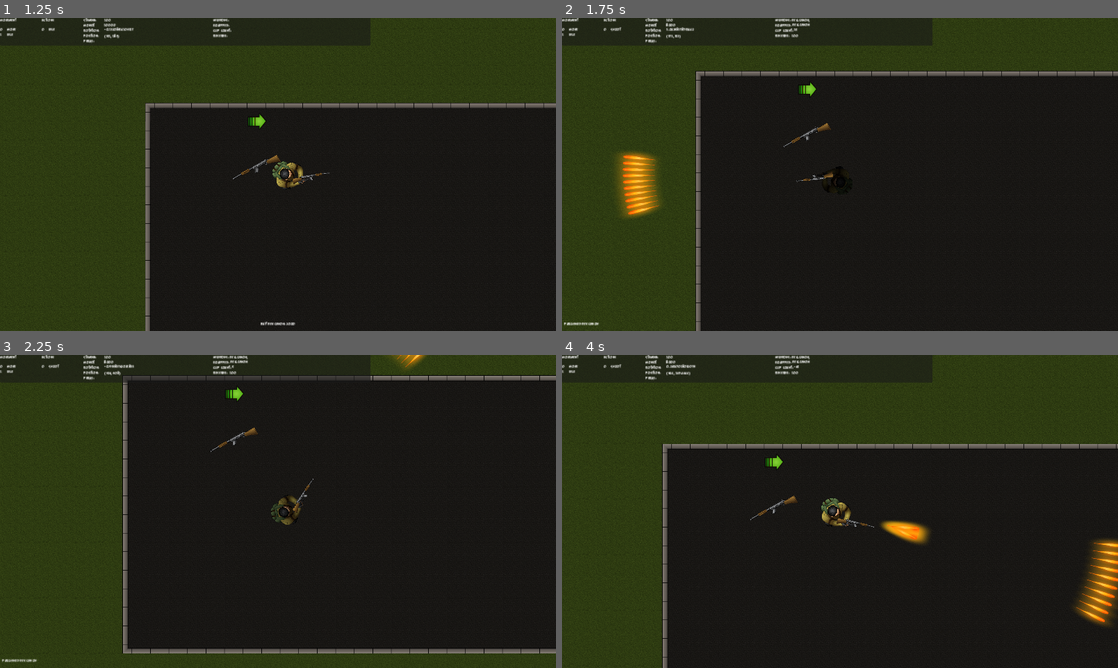
Above: before the commit, frames 1-4 (two rows, left to right).
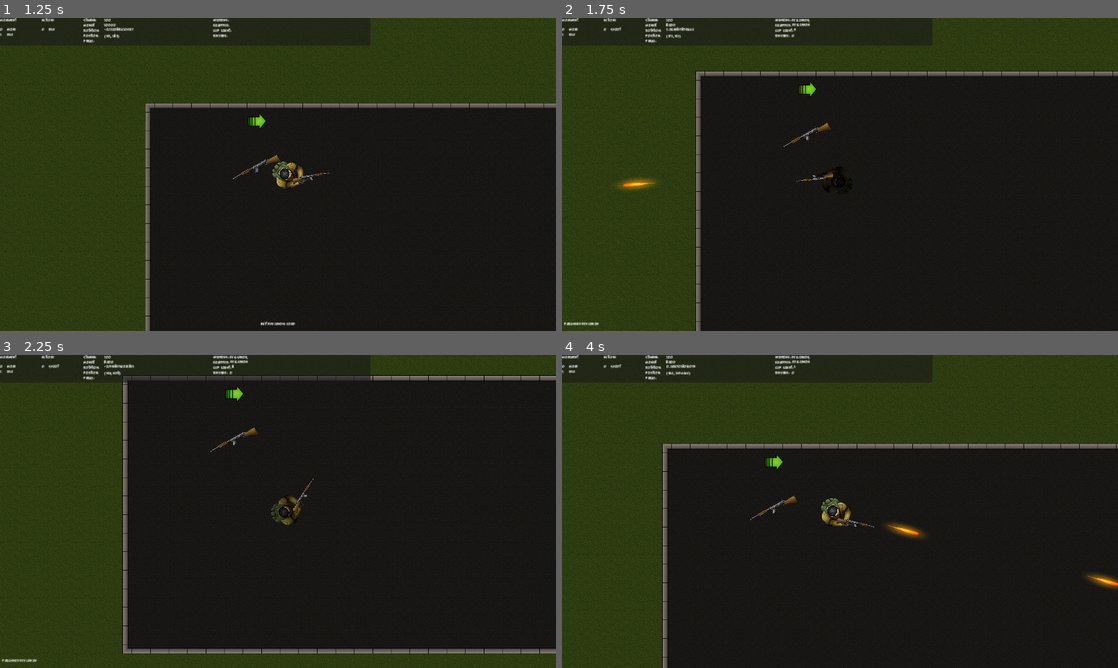
Above: after the commit, the same moments.

Repository: seffa1/ZombieGameRefactor
Game: Godot game, scene res://Main/Game.tscn
Two runs of this game, one before a commit and one after it. Both use one fixed random seed, a clock stepped at 60 frames per second and the inputs below.
Inputs (mouse positions are in pixels of both pictures, inside the frame that each line leads up to):
- Up to frame 1 (1.25 s): move the mouse to (400, 158) at 0.52 s; press the mouse at (400, 158) at 0.53 s; hold D (move_right) from 0.53 s (still down)
- Up to frame 2 (1.75 s): move the mouse to (728, 190) at 1.27 s; release D (move_right) at 1.28 s; release the mouse at (728, 190) at 1.28 s; hold S (move_down) from 1.28 s (still down); tap F (interact) at 1.35 s; click (728, 190) at 1.55 s
- Up to frame 3 (2.25 s): move the mouse to (333, 442) at 2.02 s; release S (move_down) at 2.03 s; press the mouse at (333, 442) at 2.03 s; hold D (move_right) from 2.03 s (still down)
- Up to frame 4 (4 s): move the mouse to (812, 574) at 2.77 s; release D (move_right) at 2.78 s; release the mouse at (812, 574) at 2.78 s; hold W (move_up) 2.78-3.53 s; tap Shift (sprint) at 2.85 s; click (812, 574) at 3.05 s; move the mouse to (1006, 558) at 3.52 s; press the mouse at (1006, 558) at 3.53 s; hold A (move_left) from 3.53 s (still down)

Frame 1 is identical in both runs. In frame 2, 1.4% of the frame differs, in the area x 9-43%, y 3-64%; in frame 3, 0.2%; in frame 4, 1.9%, in the area x 41-100%, y 3-87%.

Commit message:
gun sounds

Diff:
--- a/Player/player_state_machine_action.gd
+++ b/Player/player_state_machine_action.gd
@@ -52,6 +52,7 @@
 		if weapon_manager.has_a_gun():
 			var weapon_object = weapon_manager.get_equipped_gun()
 			if weapon_object.bullet_reserve == 0:
+				weapon_object.play_no_ammo_sound()
 				Events.emit_signal("player_log", "No ammo")
 				return
 			if weapon_object.bullets_in_clip == weapon_object.clip_size:
--- a/Player/states/actions/reload.gd
+++ b/Player/states/actions/reload.gd
@@ -14,11 +14,12 @@
 	weapon_object = weapon_manager.get_equipped_gun()
 
 	# Play the reload animation
+	weapon_object.start_reload()
 	owner.animation_player.stop()
 	owner.animation_player.play(Globals.GUN_INDEX[weapon_object.WEAPON_NAME]["reload_animation"])
 
 func _on_reload_animation_finished():
-	weapon_object.reload()
+	weapon_object.finish_reload()
 	emit_signal("finished", "idle")
 	return
 
--- a/Player/states/actions/shoot.gd
+++ b/Player/states/actions/shoot.gd
@@ -37,9 +37,8 @@
 	Checks if we need to exit the state (single fire/burst fire) or,for an automatic gun,
 	replay the animation and stay in the shoot state
 	"""
-	print("Shoot animation finished")
+
 	if fire_type == "automatic":
-		print("automatic fire rate")
 		# check if shoot Input is still held and the gun is able to shoot
 		if !Input.is_action_pressed("shoot"):
 			emit_signal("finished", "idle")
--- a/World/purchasables/Weapons/Bullets/Bullet.tscn
+++ b/World/purchasables/Weapons/Bullets/Bullet.tscn
@@ -28,4 +28,6 @@
 rotation = -1.5708
 shape = SubResource("CapsuleShape2D_u4y7u")
 
+[node name="AudioStreamPlayer2D" type="AudioStreamPlayer2D" parent="."]
+
 [connection signal="timeout" from="Lifespan" to="." method="_on_lifespan_timeout"]
--- a/World/purchasables/Weapons/Bullets/bullet.gd
+++ b/World/purchasables/Weapons/Bullets/bullet.gd
@@ -9,6 +9,10 @@
 This class can be used as a generic bullet. If you want to make a bullet with different fx, inherit from this
 and change the fx.
 """
+
+const _IMPACT_SAMPLES = [
+ # TODO
+]
 
 @onready var life_span: Timer = $Lifespan
 
--- a/World/purchasables/Weapons/DevCanon/DevCanon.tscn
+++ b/World/purchasables/Weapons/DevCanon/DevCanon.tscn
@@ -1,17 +1,22 @@
-[gd_scene load_steps=3 format=3 uid="uid://o0ed2wa866at"]
+[gd_scene load_steps=6 format=3 uid="uid://o0ed2wa866at"]
 
 [ext_resource type="PackedScene" uid="uid://85bf3y3ufwct" path="res://World/purchasables/Weapons/Gun.tscn" id="1_o7y46"]
 [ext_resource type="PackedScene" uid="uid://cn7t7mkilellv" path="res://World/purchasables/Weapons/Bullets/Bullet.tscn" id="2_8obux"]
+[ext_resource type="AudioStream" uid="uid://b6uanjwnisybt" path="res://World/purchasables/Weapons/DevCanon/audio/dev_canon_reload_start.wav" id="3_xx2ah"]
+[ext_resource type="AudioStream" uid="uid://cbqniuf70gbb3" path="res://World/purchasables/Weapons/DevCanon/audio/dev_canon_reload_end.wav" id="4_ivyn4"]
+[ext_resource type="AudioStream" uid="uid://qb43knbw0xpn" path="res://World/purchasables/Weapons/DevCanon/audio/GunshotRevolver_BW.57316.wav" id="5_my61j"]
 
 [node name="DevCanon" instance=ExtResource("1_o7y46")]
 WEAPON_NAME = "DEV_CANON"
 fire_type = "automatic"
 bullet = ExtResource("2_8obux")
-bullets_per_fire = 10
-bullet_spread = 0.04
 bullet_speed = 3000
 fire_rate = 0.1
-max_bullet_reserve = 100
+clip_size = 10
+max_bullet_reserve = 0
+audio_reload_start = ExtResource("3_xx2ah")
+audio_reload_finished = ExtResource("4_ivyn4")
+audio_shoot_gun_shot = ExtResource("5_my61j")
 
 [node name="MuzzlePosition" parent="." index="0"]
 position = Vector2(200, 2.08165e-12)
--- a/World/purchasables/Weapons/Gun.tscn
+++ b/World/purchasables/Weapons/Gun.tscn
@@ -22,3 +22,5 @@
 rotation = -1.57079
 shape = SubResource("CapsuleShape2D_b425l")
 debug_color = Color(0.419608, 0.603922, 0, 0.419608)
+
+[node name="Audio" type="AudioStreamPlayer2D" parent="."]
--- a/World/purchasables/Weapons/gun.gd
+++ b/World/purchasables/Weapons/gun.gd
@@ -28,6 +28,10 @@
 @export var max_bullet_reserve: int = 500  # total bullets the gun can hold, other than the current clip
 @export var reload_speed: float = 2.0  # reload animation should be dynamic for 'speed-cola' effects
 
+@export var audio_reload_start: AudioStream
+@export var audio_reload_finished: AudioStream
+@export var audio_shoot_gun_shot: AudioStream   # TODO - make a function that slightly alters the gun shot sounds pitch to make it varied
+
 # Variables
 var bullets_in_clip: int
 var bullet_reserve: int
@@ -35,7 +39,10 @@
 # Nodes
 @onready var fire_timer: Timer = $FireRateTimer
 @onready var muzzle_position: Marker2D = $MuzzlePosition
-# TODO - all guns need an audio node for shooting, reloading, etc.
+@onready var audio = $Audio
+@onready var audio_shoot_empty_clip: AudioStream = preload("res://World/purchasables/Weapons/shared/audio/ESM_FVESK_fx_foley_ui_clip_podracer_steel_gun_empty_clip.wav")
+@onready var audio_start_volume = audio.volume_db
+@onready var audio_start_pitch = audio.pitch_scale
 
 func _ready():
 	assert(fire_type != "", "Gun doesnt have a fire type selected.")
@@ -45,11 +52,26 @@
 	bullets_in_clip = clip_size
 	bullet_reserve = max_bullet_reserve
 
-func reload() -> void:
+func start_reload():
 	"""
 	The weapon manager checks if the clip is full and if there is reserve ammo before
-	calling this function.
+	calling this function. This function is called when the reload animations starts.
 	"""
+	_reset_audio_stream()
+	audio.stream = audio_reload_start
+	audio.play()
+
+	# TODO - spawn a magazine object to place on the ground ( like in Heat Guardian )
+
+func finish_reload() -> void:
+	"""
+	This function is called when the reload animations ends. See start_reload() for
+	information on how the weapon manager calls these functions.
+	"""
+	_reset_audio_stream()
+	audio.stream = audio_reload_finished
+	audio.play()
+
 	var bullet_needed_to_fill_clip = clip_size - bullets_in_clip
 
 	if bullet_reserve >= clip_size:
@@ -69,6 +91,13 @@
 	the state will dictate the animations.
 	"""
 
+	audio.stream = audio_shoot_gun_shot
+	_randomize_audio_stream(.04, .9)
+	audio.play()
+
+	fire_timer.start(fire_rate)
+	bullets_in_clip -= 1
+
 	# we can ignore spread
 	if bullets_per_fire == 1:
 		var bullet_direction = Vector2(1,0).rotated(global_rotation)
@@ -78,9 +107,6 @@
 		ObjectRegistry.register_projectile(bullet_instance)
 		bullet_instance.init(bullet_damage, owner)
 		bullet_instance.start(spawn_position, bullet_direction, bullet_speed)
-
-		fire_timer.start(fire_rate)
-		bullets_in_clip -= 1
 
 		Events.emit_signal("player_equipped_clip_count_change", bullets_in_clip)
 		Events.emit_signal("player_equipped_reserve_count_change", bullet_reserve)
@@ -107,7 +133,6 @@
 			rotation_direction *= -1
 			bullet_rotation += bullet_spread * (i+1) * rotation_direction
 
-			bullets_in_clip -= 1
 			Events.emit_signal("player_equipped_clip_count_change", bullets_in_clip)
 			Events.emit_signal("player_equipped_reserve_count_change", bullet_reserve)
 
@@ -128,7 +153,34 @@
 		print("FIRE ON COOL DOWN")
 		return false
 	if bullets_in_clip == 0:
-		print("GUN OUT OF BULLETS")
-		# TODO - play empty gun sound effect
+		play_no_ammo_sound()
 		return false
 	return true
+
+func play_no_ammo_sound():
+	"""
+	Called by the player's action state machine on reload since that is where the check
+	for ammo is called if the player trys to reload. Its the same sound used when the gun
+	is trying to be fired with no ammo in the clip.
+	"""
+	_reset_audio_stream()
+	audio.stream = audio_shoot_empty_clip
+	audio.play()
+
+func _randomize_audio_stream(pitch_amount: float, volume_amount: float):
+	"""
+	Slightly randomizes the pitch and volume of the audio stream player to make for more
+	varied gun shot sounds using just one audio sample. pitch_amount and volume_amount
+	is how great the range of variation is.
+	"""
+	_reset_audio_stream()
+	var pitch_variation = randf_range(-pitch_amount, pitch_amount)
+	var volume_variation = randf_range(-volume_amount, volume_amount)
+
+	audio.pitch_scale += pitch_variation
+	audio.volume_db += volume_variation
+	print(audio.volume_db)
+
+func _reset_audio_stream():
+	audio.volume_db = audio_start_volume
+	audio.pitch_scale = audio_start_pitch
Not shown, added: World/purchasables/Weapons/DevCanon/audio/ESM_Shotgun_Pump_12_Sound_FX_Military_Cock.wav.import
Not shown, added: World/purchasables/Weapons/DevCanon/audio/GunshotRevolver_BW.57316.wav.import
Not shown, added: World/purchasables/Weapons/DevCanon/audio/dev_canon_reload_end.wav.import
Not shown, added: World/purchasables/Weapons/DevCanon/audio/dev_canon_reload_start.wav.import
Not shown, added: World/purchasables/Weapons/shared/audio/ESM_FVESK_fx_foley_ui_clip_podracer_steel_gun_empty_clip.wav.import
Not shown, changed: .DS_Store
Not shown, added: World/purchasables/Weapons/DevCanon/audio/ESM_Shotgun_Pump_12_Sound_FX_Military_Cock.wav
Not shown, added: World/purchasables/Weapons/DevCanon/audio/GunshotRevolver_BW.57316.wav
Not shown, added: World/purchasables/Weapons/DevCanon/audio/dev_canon_reload_end.wav
Not shown, added: World/purchasables/Weapons/DevCanon/audio/dev_canon_reload_start.wav
Not shown, added: World/purchasables/Weapons/shared/audio/ESM_FVESK_fx_foley_ui_clip_podracer_steel_gun_empty_clip.wav
